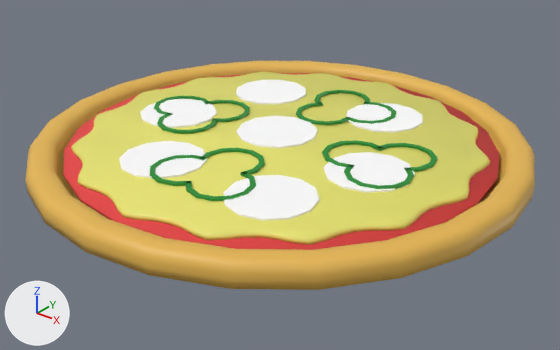
The glTF model packages/frontend/assets/room/objects/pizza/pizza.glb, before and after one commit.
Camera for both pictures: a camera (50 mm lens) standing at (0.436, -0.546, 0.313) and looking at (0.008, -0.011, -0.018). Lighting does not change. The marker at lower left points along +X, +Y and +Z. The first picture is the older version. Where no turn or scale is listed for an object, it has been applied to the vertices.

Names of what the first picture shows: 'bellpepper.2', 'bellpepper.4', 'cheese', 'pizza', 'salami.1', 'salami.2', 'salami.3', 'salami.4', 'salami.5', 'salami.6', 'salami.7', 'tomatosauce' and 2 more.
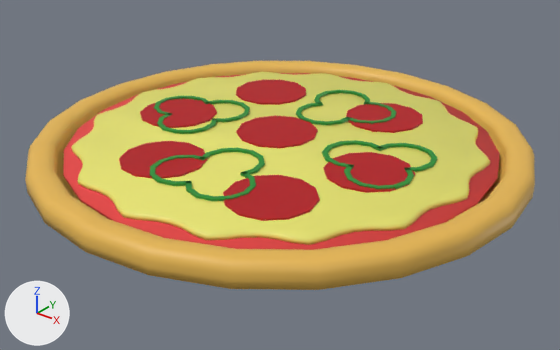
Diff of the bpy script that builds the scene:
```diff
--- a/packages/frontend/assets/room/objects/pizza/pizza.glb.py
+++ b/packages/frontend/assets/room/objects/pizza/pizza.glb.py
@@ mat_material @@
+mat_material = principled_material('Material')
+mat_material.base_color = (0.456, 0.0, 0.00456)  # red #b4000e
+mat_material.roughness = 0.6
@@ me_円_022 @@
 me_円_022.from_pydata(...)  # 24 vertices, 44 faces; spans x -0.0388..0.0388, y -0.0388..0.0388, z 0.0..0.0018
-me_円_022.materials.append(mat_マテリアル_002)  # white #ffffff
+me_円_022.materials.append(mat_material)  # red #b4000e
@@ me_円_023 @@
 me_円_023.from_pydata(...)  # 24 vertices, 44 faces; spans x -0.0397..0.0397, y -0.0397..0.0397, z 0.0..0.0018
-me_円_023.materials.append(mat_マテリアル_002)  # white #ffffff
+me_円_023.materials.append(mat_material)  # red #b4000e
@@ me_円_024 @@
 me_円_024.from_pydata(...)  # 24 vertices, 44 faces; spans x -0.0396..0.0396, y -0.0396..0.0396, z 0.0..0.0018
-me_円_024.materials.append(mat_マテリアル_002)  # white #ffffff
+me_円_024.materials.append(mat_material)  # red #b4000e
@@ me_円_025 @@
 me_円_025.from_pydata(...)  # 24 vertices, 44 faces; spans x -0.0395..0.0395, y -0.0395..0.0395, z 0.0..0.0018
-me_円_025.materials.append(mat_マテリアル_002)  # white #ffffff
+me_円_025.materials.append(mat_material)  # red #b4000e
@@ me_円_026 @@
 me_円_026.from_pydata(...)  # 24 vertices, 44 faces; spans x -0.04..0.04, y -0.04..0.04, z 0.0..0.0018
-me_円_026.materials.append(mat_マテリアル_002)  # white #ffffff
+me_円_026.materials.append(mat_material)  # red #b4000e
@@ me_円_027 @@
 me_円_027.from_pydata(...)  # 24 vertices, 44 faces; spans x -0.04..0.04, y -0.04..0.04, z 0.0..0.0018
-me_円_027.materials.append(mat_マテリアル_002)  # white #ffffff
+me_円_027.materials.append(mat_material)  # red #b4000e
@@ me_円_028 @@
 me_円_028.from_pydata(...)  # 24 vertices, 44 faces; spans x -0.0392..0.0392, y -0.0392..0.0392, z 0.0..0.0018
-me_円_028.materials.append(mat_マテリアル_002)  # white #ffffff
+me_円_028.materials.append(mat_material)  # red #b4000e
```

Location of each change, [x1, y1, x2, y2] in pixels of the pictures (560 x 350 px):
'salami.5', recoloured (white to red): [223, 175, 320, 221] in both
'salami.6', recoloured (white to red): [324, 152, 415, 193] in both
'salami.4', recoloured (white to red): [119, 141, 207, 179] in both
'salami.7', recoloured (white to red): [236, 116, 318, 148] in both
'salami.1', recoloured (white to red): [346, 103, 423, 133] in both
'salami.3', recoloured (white to red): [140, 99, 217, 128] in both
'salami.2', recoloured (white to red): [236, 80, 306, 105] in both
